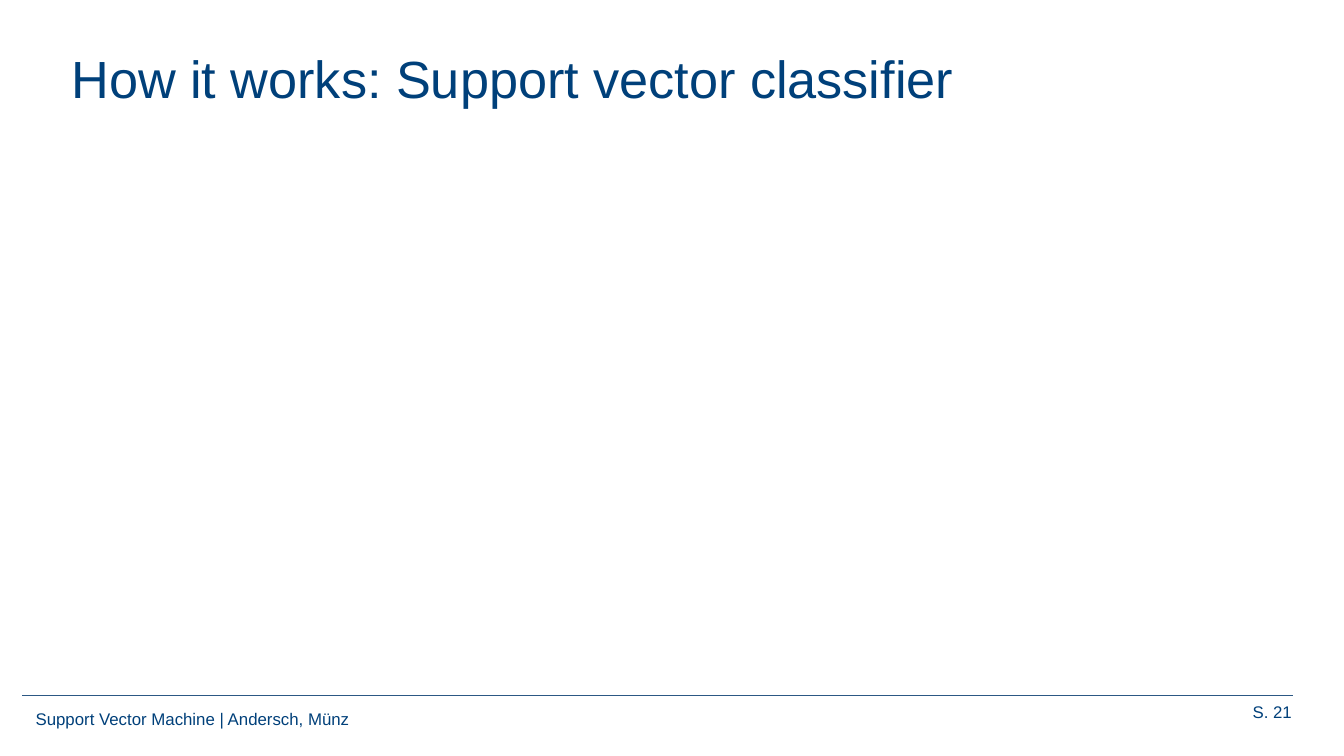
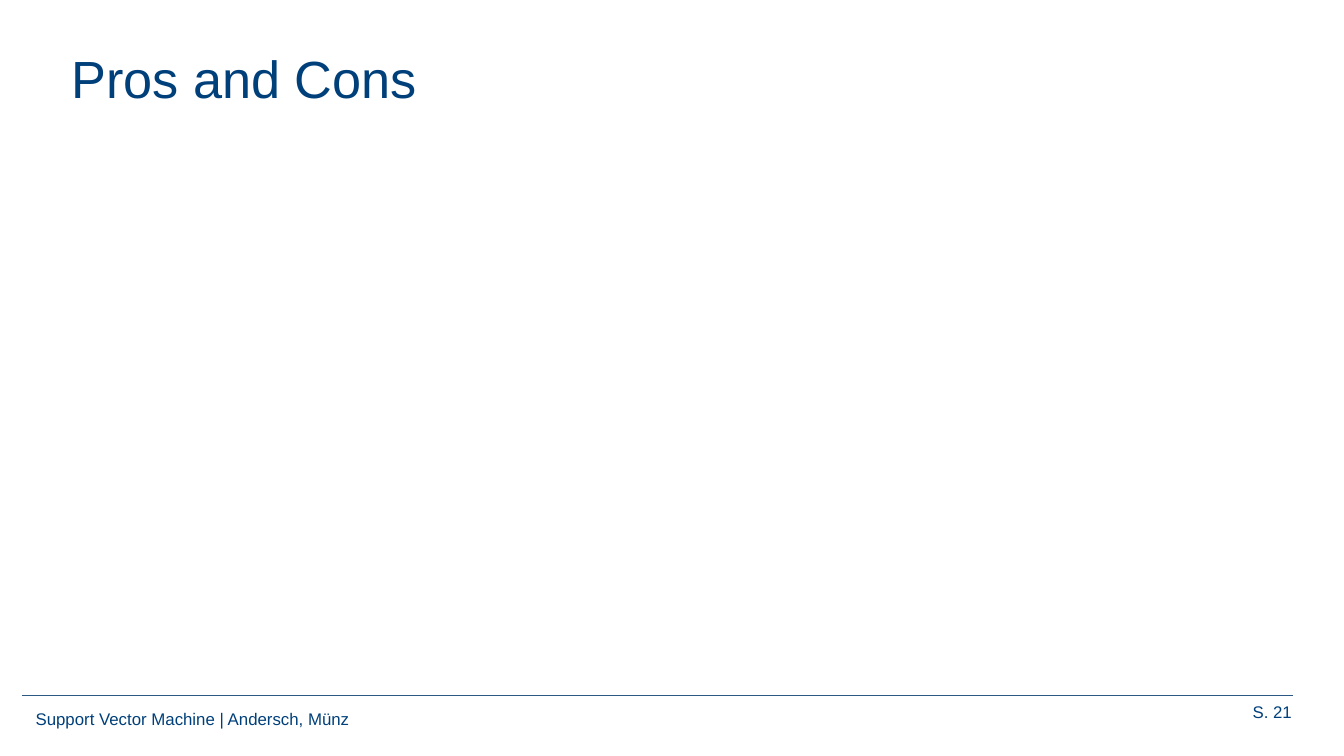
Before and after one commit to Frandersch/Statistical-Machine-Learning, a slide deck: slide 21 of Präsentation/Support Vector Machines.pptx. Drawn at 1344x756 pixels with LibreOffice and Linux fonts; fonts in the diff are those of the drawing; background and template pictures are left out. Boxes give left, top, right and bottom in pixels: in the first picture for what was removed or moved away, otherwise in the second. Text is boxed around its words. In the diff, an @@ line names an element or a change of style, - is before the commit and + after.

```diff
--- a/Präsentation/Support Vector Machines.pptx
+++ b/Präsentation/Support Vector Machines.pptx
@@ title at (71, 60, 417, 99): text changed @@
-How it works: Support vector classifier
+Pros and Cons
```
Also in this commit, not shown: 24 other files.
